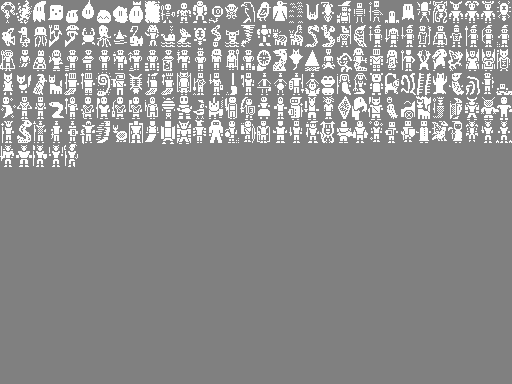
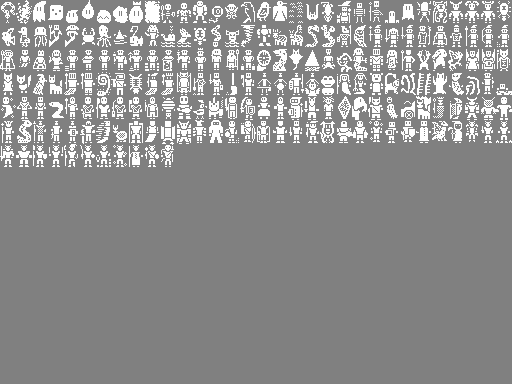
Layers edited between the first and the second 512 x 384 image:
painted on "Background" over [80, 144, 174, 167]
